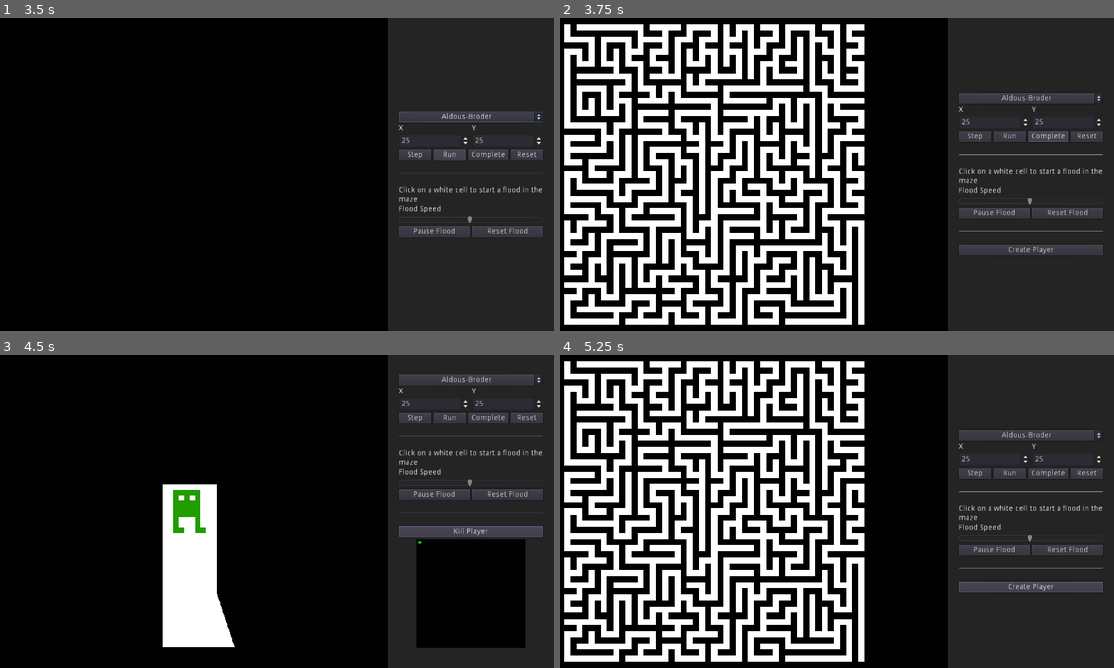
Above: before the commit, frames 1-4 (two rows, left to right).
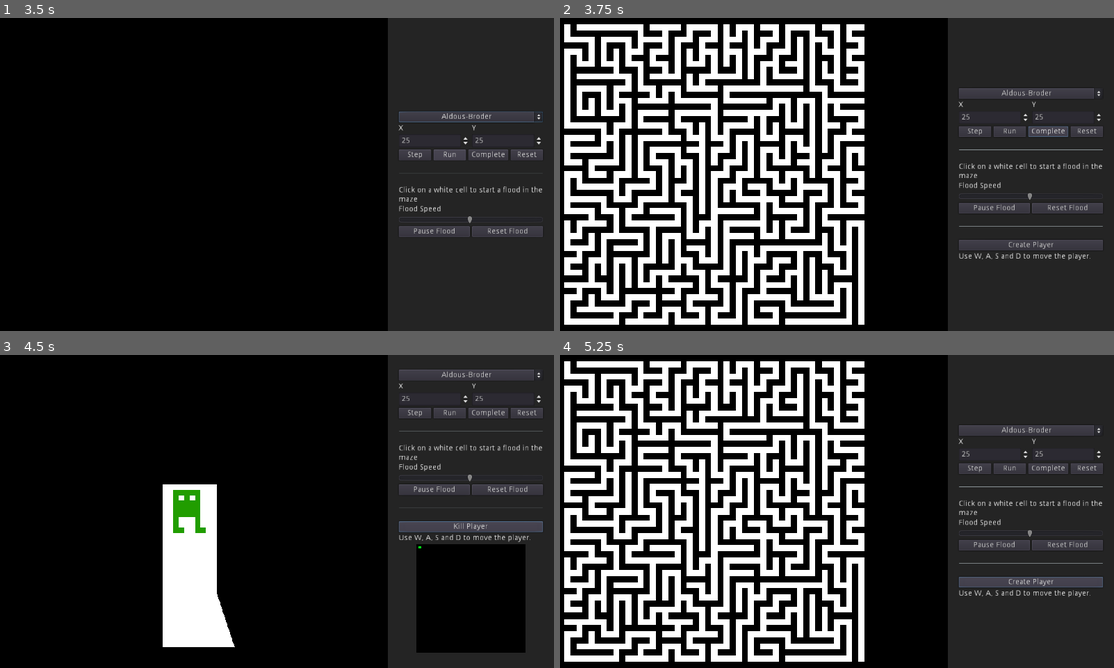
Above: after the commit, the same moments.

Repository: MarcioMed07/GMG
Game: Godot game, scene res://Scenes/Game.tscn
Same seed, same stepped clock (60 frames per second), same inputs: the game is played once before the commit and once after it.
Inputs:
- Up to frame 1 (3.5 s): click "Depth First" at 0.5 s; click "Step" at 1.25 s; click "Aldous-Broder" at 2 s; click "Run" at 2.75 s
- Up to frame 2 (3.75 s): click "Complete" at 3.5 s
- Up to frame 3 (4.5 s): click "Create Player" at 4.25 s
- Up to frame 4 (5.25 s): click "Kill Player" at 5 s

Frame 1 is identical in both runs. In frame 2, 4.5% of the frame differs, in the area x 71-98%, y 22-78%; in frame 3, 4.9%, in the area x 72-98%, y 4-96%; in frame 4, 4.5%.

Commit message:
Added instructions to player controls

Diff:
--- a/Scenes/Panel.tscn
+++ b/Scenes/Panel.tscn
@@ -39,9 +39,9 @@
 }
 
 [node name="AlgorithmContainer" type="VBoxContainer" parent="MarginContainer/VBoxContainer"]
-margin_top = 118.0
-margin_right = 266.0
-margin_bottom = 208.0
+margin_top = 109.0
+margin_right = 266.0
+margin_bottom = 199.0
 
 [node name="AlgorithmOptions" type="OptionButton" parent="MarginContainer/VBoxContainer/AlgorithmContainer"]
 margin_right = 266.0
@@ -137,9 +137,9 @@
 text = "Reset"
 
 [node name="FloodContainer" type="VBoxContainer" parent="MarginContainer/VBoxContainer"]
-margin_top = 212.0
-margin_right = 266.0
-margin_bottom = 349.0
+margin_top = 203.0
+margin_right = 266.0
+margin_bottom = 340.0
 alignment = 2
 __meta__ = {
 "_edit_use_anchors_": false
@@ -210,9 +210,9 @@
 text = "Reset Flood"
 
 [node name="PlayerContainer" type="VBoxContainer" parent="MarginContainer/VBoxContainer"]
-margin_top = 353.0
-margin_right = 266.0
-margin_bottom = 417.0
+margin_top = 344.0
+margin_right = 266.0
+margin_bottom = 426.0
 __meta__ = {
 "_edit_use_anchors_": false
 }
@@ -228,11 +228,17 @@
 margin_bottom = 64.0
 text = "Create Player"
 
+[node name="Label" type="Label" parent="MarginContainer/VBoxContainer/PlayerContainer"]
+margin_top = 68.0
+margin_right = 266.0
+margin_bottom = 82.0
+text = "Use W, A, S and D to move the player."
+
 [node name="CenterContainer" type="CenterContainer" parent="MarginContainer/VBoxContainer/PlayerContainer"]
 visible = false
-margin_top = 68.0
-margin_right = 266.0
-margin_bottom = 268.0
+margin_top = 86.0
+margin_right = 266.0
+margin_bottom = 286.0
 
 [node name="ViewportContainer" type="ViewportContainer" parent="MarginContainer/VBoxContainer/PlayerContainer/CenterContainer"]
 margin_left = 33.0
